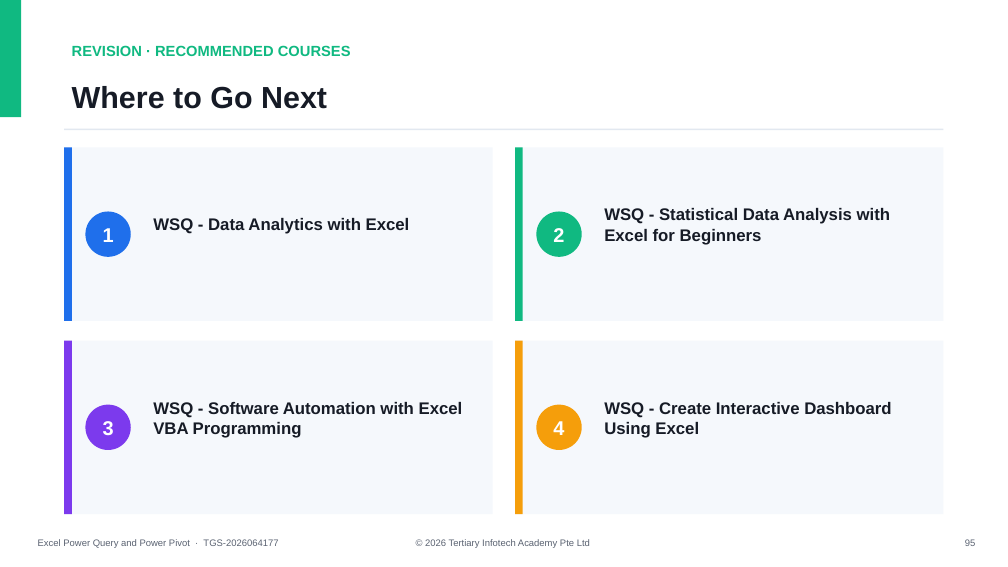
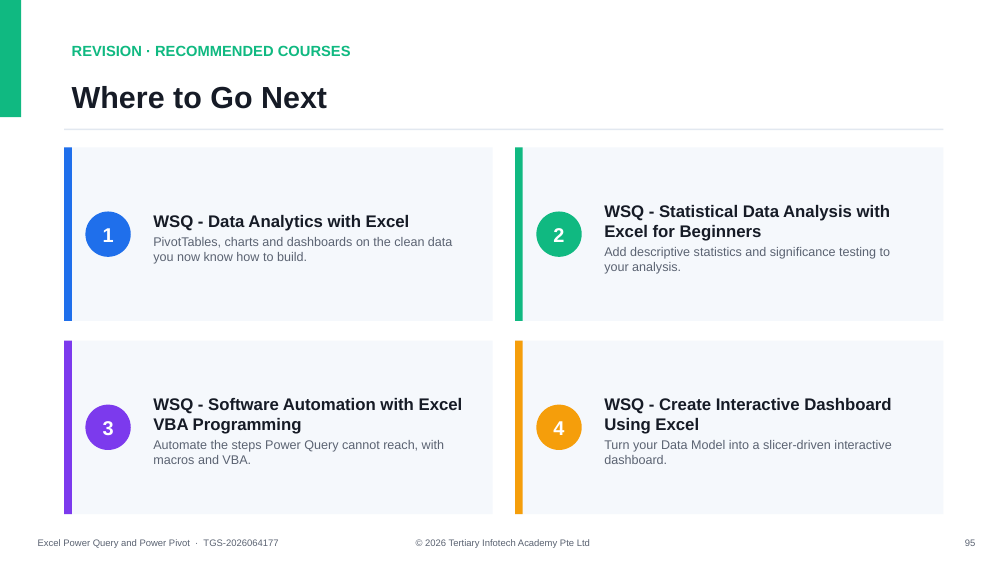
Before and after one commit to tertiarycourses/TGS-2026064177-Excel-Power-Query-and-Power-Pivot, a slide deck: slide 95 of courseware/Excel Power Query and Power Pivot-v5.0.pptx. Drawn at 1008x567 pixels with LibreOffice and Linux fonts; fonts in the diff are those of the drawing. Boxes give left, top, right and bottom in pixels: in the first picture for what was removed or moved away, otherwise in the second. Text is boxed around its words. In the diff, an @@ line names an element or a change of style, - is before the commit and + after.

```diff
--- a/courseware/Excel Power Query and Power Pivot-v5.0.pptx
+++ b/courseware/Excel Power Query and Power Pivot-v5.0.pptx
@@ text at [153,237,452,264]: paragraph added @@
+PivotTables, charts and dashboards on the clean data you now know how to build.
@@ text at [604,247,891,274]: paragraph added @@
+Add descriptive statistics and significance testing to your analysis.
@@ text at [153,440,444,464]: paragraph added @@
+Automate the steps Power Query cannot reach, with macros and VBA.
@@ text at [604,440,891,464]: paragraph added @@
+Turn your Data Model into a slicer-driven interactive dashboard.
```
Also in this commit, not shown: 4 other slides changed, 3 other files.
